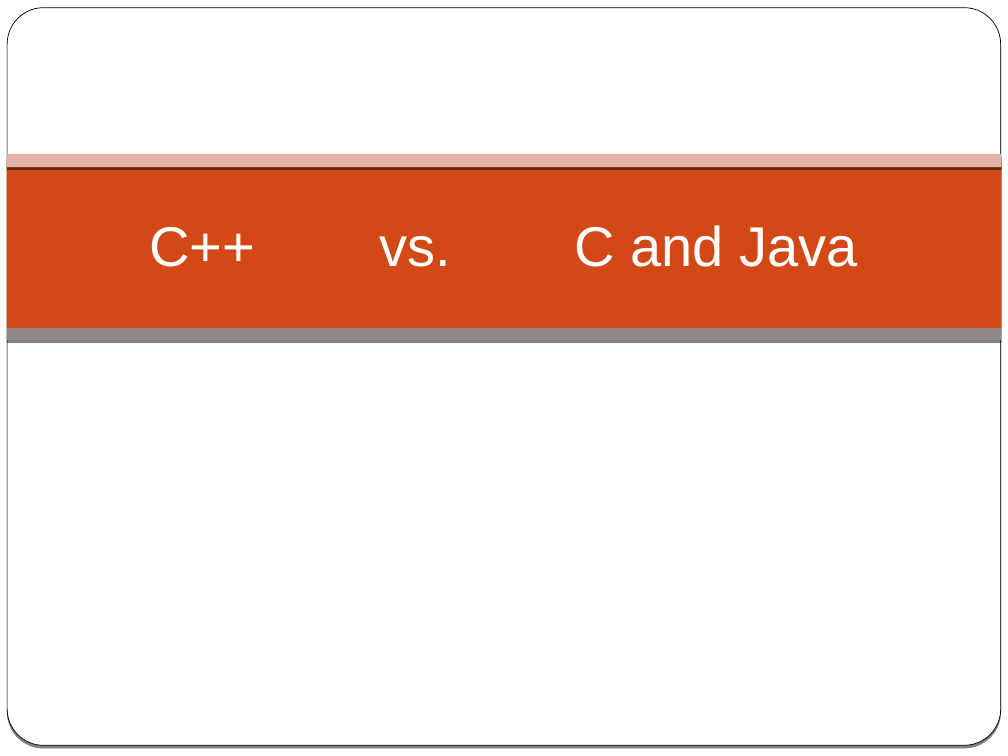
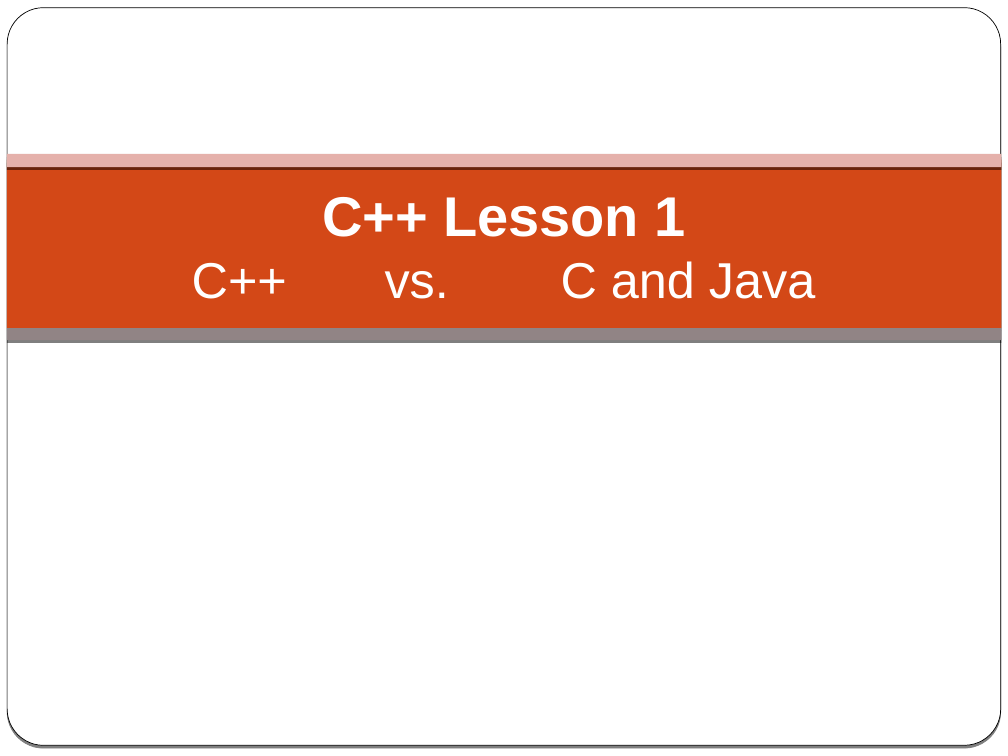
Before and after one commit to cpp-at-ariel/cpp-5781, a slide deck: slide 1 of 01-what-is-cpp/slides-1-cpp-vs-c-vs-java.odp. Drawn at 1008x756 pixels with LibreOffice and Linux fonts; fonts in the diff are those of the drawing. Boxes give left, top, right and bottom in pixels: in the first picture for what was removed or moved away, otherwise in the second. Text is boxed around its words. In the diff, an @@ line names an element or a change of style, - is before the commit and + after.

```diff
--- a/01-what-is-cpp/slides-1-cpp-vs-c-vs-java.odp
+++ b/01-what-is-cpp/slides-1-cpp-vs-c-vs-java.odp
@@ title at (192, 197, 815, 299): text changed; size 40 to 36 pt @@
-C++ vs. C and Java
+C++ Lesson 1
+C++ vs. C and Java
```
Also in this commit, not shown: 3 other slides changed, 1 slide added, 9 other files.
